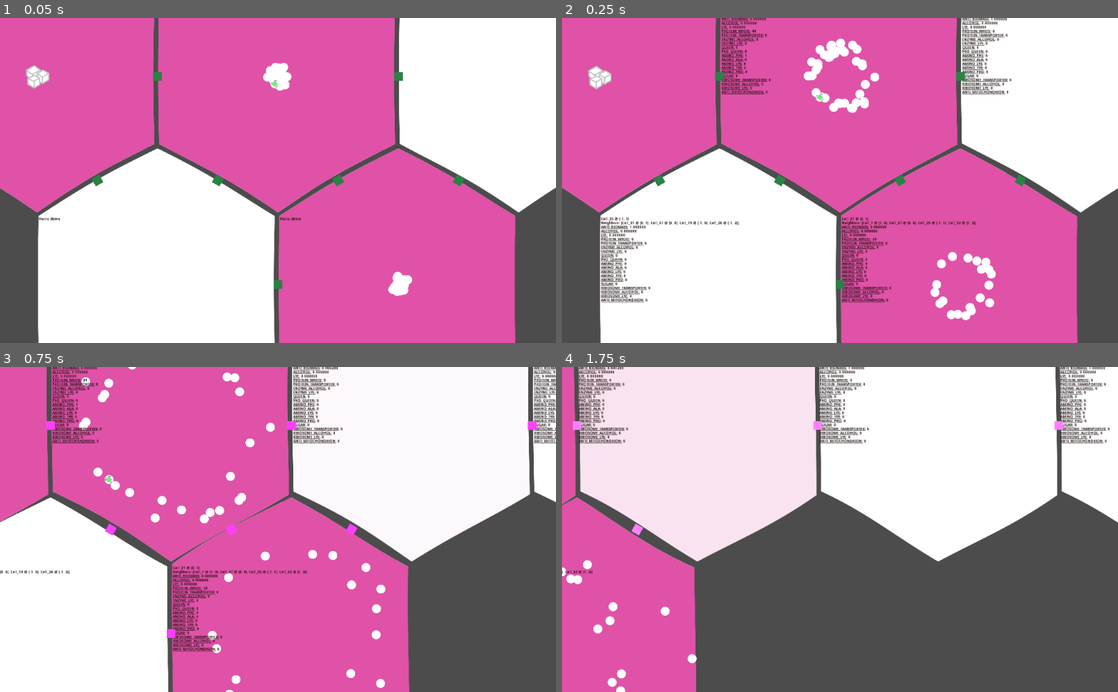
Above: before the commit, frames 1-4 (two rows, left to right).
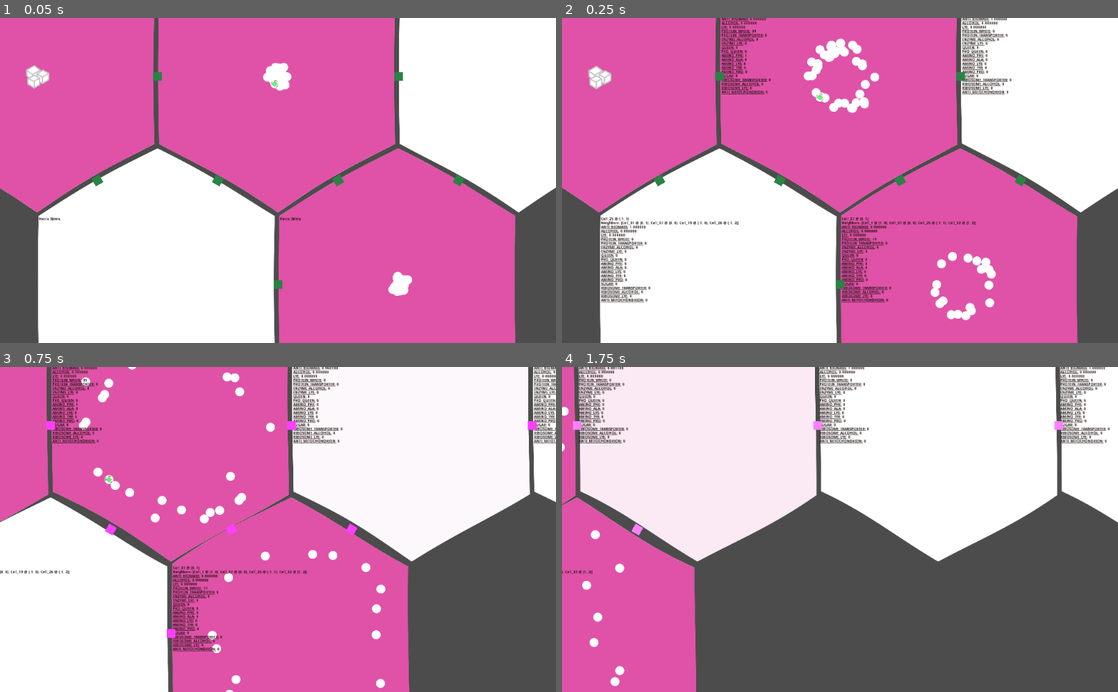
Above: after the commit, the same moments.

Repository: tobyp/hackathon2020
Game: Godot game, scene res://main.tscn
The game is run twice, just before and just after one commit, with the same random seed, the same clock (stepped at 60 frames per second) and the same inputs.
Inputs (mouse positions are in pixels of both pictures, inside the frame that each line leads up to):
- Up to frame 1 (0.05 s): no input
- Up to frame 2 (0.25 s): no input
- Up to frame 3 (0.75 s): tap Enter at 0.5 s; move the mouse to (400, 513) at 0.52 s; hold D from 0.53 s (still down); click (400, 513) at 0.67 s
- Up to frame 4 (1.75 s): release D at 1.25 s; drag from (728, 545) to (812, 594) at 1.27 s

Frame 1 is identical in both runs. In frame 2, less than 0.1% of the frame differs, in the area x 34-77%, y 3-88%; in frame 3, 0.1%; in frame 4, 0.7%, in the area x 0-25%, y 0-100%.

Commit message:
Constantly consume sugar

Diff:
--- a/cells/cell.gd
+++ b/cells/cell.gd
@@ -4,8 +4,10 @@
 ### SIGNALS
 signal particle_count_changed(type, old_count, new_count)
 
-# Allow one automatic recipe every 10 ticks
-const AUTO_RECIPE_COOLDOWN = 10
+# Allow one automatic recipe every second
+const AUTO_RECIPE_COOLDOWN = 1
+# How much sugar a particle needs per second
+const SUGAR_USAGE_PER_PARTICLE = 0.1
 
 ### MEMBERS
 # Own index position. Just for debugging
@@ -79,7 +81,8 @@
 func simulate(delta):
 	_process_poison_recovery(delta)
 	_process_pressure(delta)
-	_process_recipes()
+	_process_sugar_usage(delta)
+	_process_recipes(delta)
 	_display_debug()
 
 ### PRIVATE/UTILITY FUNCTIONS
@@ -229,8 +232,57 @@
 						valve_transfer -= floor(valve_transfer)
 					output_valves[n] = valve_transfer
 
-func _process_recipes():
-	auto_recipe_cooldown = max(0, auto_recipe_cooldown - 1)
+func _process_sugar_usage(delta):
+	var particleCount = 0
+	for c in particle_counts.values():
+		particleCount += c
+	var thisTick = particleCount * SUGAR_USAGE_PER_PARTICLE * delta
+	var sugarUsage = int(thisTick)
+	# For non-whole sugars, use probability
+	if thisTick - float(sugarUsage) > Rules.rng.randf():
+		sugarUsage += 1
+
+	var ORDER = [
+		Globals.ParticleType.SUGAR,
+		Globals.ParticleType.PROTEIN_WHITE,
+		Globals.ParticleType.AMINO_PHE,
+		Globals.ParticleType.AMINO_ALA,
+		Globals.ParticleType.AMINO_LYS,
+		Globals.ParticleType.AMINO_TYR,
+		Globals.ParticleType.AMINO_PRO,
+		Globals.ParticleType.ENZYME_ALCOHOL,
+		Globals.ParticleType.ENZYME_LYE,
+		Globals.ParticleType.PROTEIN_TRANSPORTER,
+		Globals.ParticleType.RIBOSOME_TRANSPORTER,
+		Globals.ParticleType.RIBOSOME_ALCOHOL,
+		Globals.ParticleType.RIBOSOME_LYE,
+		Globals.ParticleType.PRO_QUEEN,
+	];
+	# Kill things according to order
+	for t in ORDER:
+		if sugarUsage == 0:
+			break
+		var elemCount = particle_counts[t]
+		if elemCount == 0:
+			continue
+		var removing = min(elemCount, sugarUsage)
+		sugarUsage -= removing
+		if Globals.particle_type_is_in_transporter(t):
+			# Change type instead
+			particle_counts[t] -= removing
+			particle_counts[Globals.ParticleType.PROTEIN_TRANSPORTER] += removing
+			for c in $Particles.get_children():
+				if removing == 0:
+					break
+				if c is CellParticle and c.type == t:
+					c.type = Globals.ParticleType.PROTEIN_TRANSPORTER
+					removing -= 1
+			assert(removing == 0, "Did not find particles to change")
+		else:
+			remove_particles(t, removing)
+
+func _process_recipes(delta):
+	auto_recipe_cooldown = max(0, auto_recipe_cooldown - delta)
 	var buttonContainer = $RecipeButtons.get_child(0)
 	var recipes = Recipe.matches(particle_counts)
 	for c in buttonContainer.get_children():
@@ -264,10 +316,8 @@
 
 func _craft(r: Recipe):
 	for t in r.inputs:
-		if particle_counts[t] < r.inputs[t]:
-			print("Cannot craft…")
-			return
-		elif !Globals.particle_type_is_factory(t):
+		assert(particle_counts[t] >= r.inputs[t], "Cannot craft…")
+		if !Globals.particle_type_is_factory(t):
 			# Factories are not used
 			remove_particles(t, r.inputs[t])
 	for t in r.outputs:
--- a/rules.gd
+++ b/rules.gd
@@ -20,7 +20,7 @@
 		Recipe.new({ Globals.ParticleType.PROTEIN_WHITE: 1000, Globals.ParticleType.AMINO_PRO: 1, }, { Globals.ParticleType.PRO_QUEEN: 1, }),
 
 		# Auto recipes
-		Recipe.new({ Globals.ParticleType.QUEEN: 1, }, { Globals.ParticleType.PROTEIN_TRANSPORTER: 1, Globals.ParticleType.PROTEIN_WHITE: 1, }, true),
+		Recipe.new({ Globals.ParticleType.QUEEN: 1, Globals.ParticleType.SUGAR: 1, }, { Globals.ParticleType.PROTEIN_TRANSPORTER: 1, Globals.ParticleType.PROTEIN_WHITE: 1, }, true),
 		Recipe.new({ Globals.ParticleType.PRO_QUEEN: 1, Globals.ParticleType.PROTEIN_WHITE: 10, }, { Globals.ParticleType.QUEEN: 1, }, true),
 		Recipe.new({ Globals.ParticleType.RIBOSOME_TRANSPORTER: 1, Globals.ParticleType.PROTEIN_WHITE: 1, }, { Globals.ParticleType.PROTEIN_TRANSPORTER: 1, }, true),
 		Recipe.new({ Globals.ParticleType.RIBOSOME_ALCOHOL: 1, Globals.ParticleType.PROTEIN_WHITE: 1, }, { Globals.ParticleType.ENZYME_ALCOHOL: 1, }, true),
